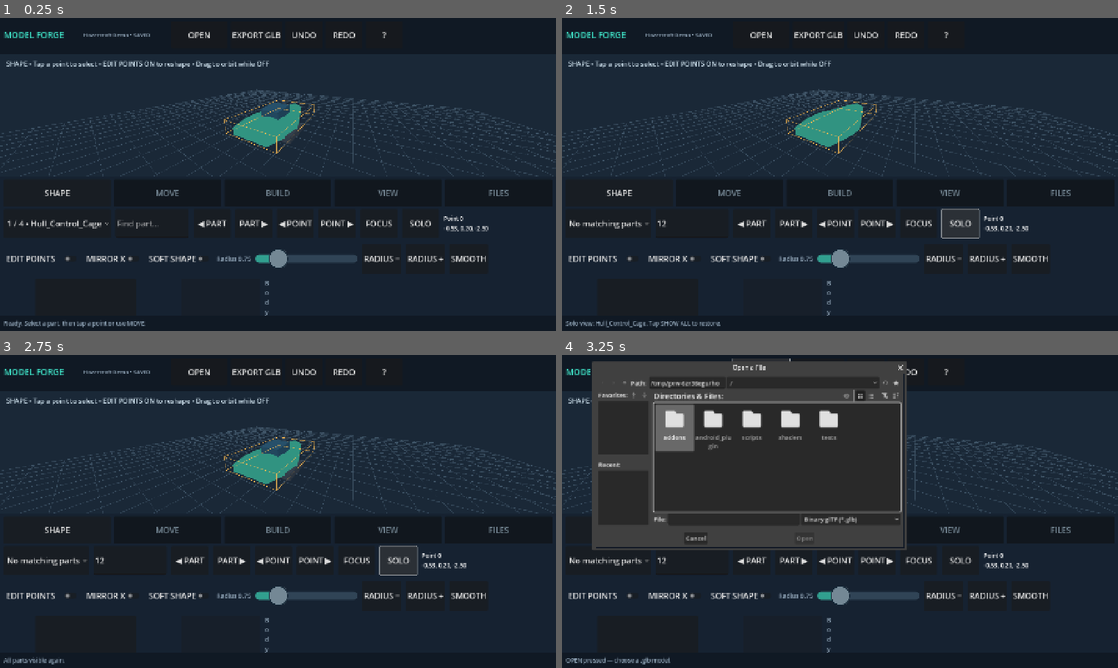
Above: before the commit, frames 1-4 (two rows, left to right).
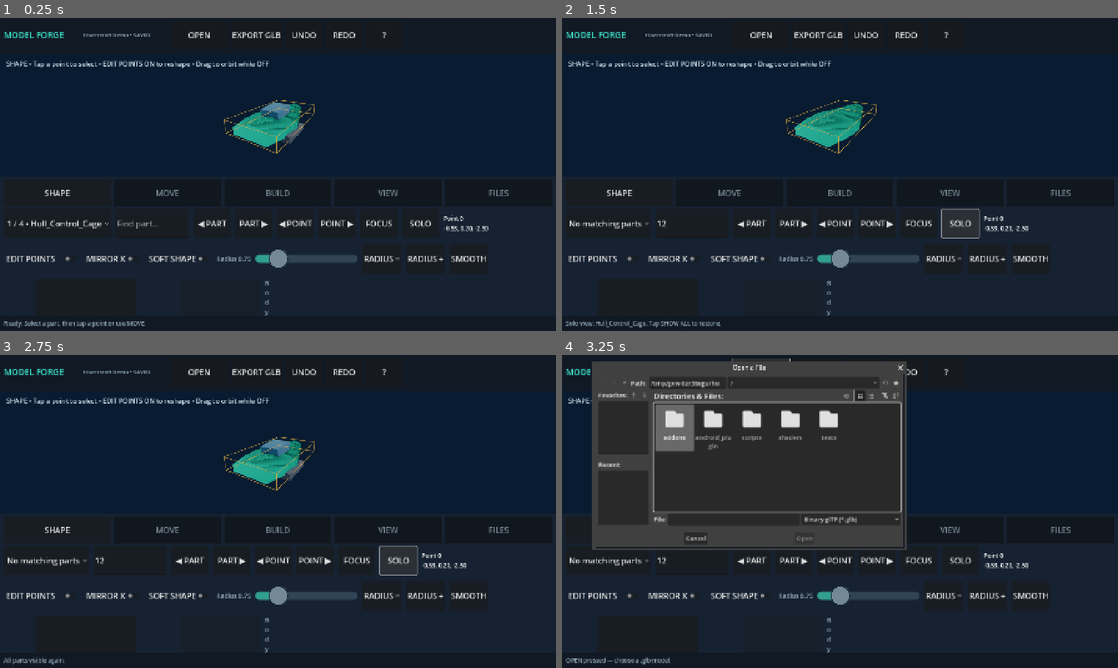
Above: after the commit, the same moments.

Repository: tpylman90-ctrl/Model-forge
Game: Godot game, scene res://main.tscn
Same seed, same stepped clock (60 frames per second), same inputs: the game is played once before the commit and once after it.
Inputs (mouse positions are in pixels of both pictures, inside the frame that each line leads up to):
- Up to frame 1 (0.25 s): no input
- Up to frame 2 (1.5 s): click (712, 224) at 0.52 s; type "12" at 0.6 s; click "SOLO" at 1.25 s
- Up to frame 3 (2.75 s): click "SOLO" at 2 s
- Up to frame 4 (3.25 s): click "OPEN" at 2.75 s

The runs differ from the first frame. In frame 1, 4.0% of the frame differs, in the area x 0-100%, y 22-51%; in frame 2, 3.9%; in frame 3, 4.0%; in frame 4, 1.4%.

Commit message:
Add real floating-point studio reflections, filmic PBR lighting and shadows, MSAA and grid controls

Diff:
--- a/scripts/main.gd
+++ b/scripts/main.gd
@@ -2,6 +2,7 @@
 ## Model Forge v0.7: precise part picking, zebra inspection and scrollable phone tools.
 const MeshEdit = preload("res://scripts/mesh_editor.gd")
 const AxisGizmo = preload("res://scripts/axis_gizmo.gd")
+const StudioRig = preload("res://scripts/studio_rig.gd")
 const DARK := Color("#101924")
 const PANEL := Color("#162231")
 const ACCENT := Color("#3ddbc1")
@@ -45,6 +46,12 @@
 var scene_environment: Environment
 var studio_key: DirectionalLight3D
 var studio_fill: DirectionalLight3D
+var studio_rim: DirectionalLight3D
+var studio_toggle: CheckButton
+var high_quality_toggle: CheckButton
+var grid_toggle: CheckButton
+var studio_enabled: bool = true
+var studio_sky: Sky
 var texture_detail_slider: HSlider
 var texture_detail_level: float = 0.70
 var build_kind_picker: OptionButton
@@ -418,6 +425,21 @@
     _button(build_info, "BACK TO MOVE", func(): _show_tab(1))
 
     var contrast_row := _mobile_row(tool_panels[3])
+    studio_toggle = CheckButton.new()
+    studio_toggle.text = "STUDIO PBR"
+    studio_toggle.button_pressed = true
+    studio_toggle.toggled.connect(_set_studio)
+    contrast_row.add_child(studio_toggle)
+    high_quality_toggle = CheckButton.new()
+    high_quality_toggle.text = "4× AA"
+    high_quality_toggle.toggled.connect(_set_high_quality)
+    contrast_row.add_child(high_quality_toggle)
+    grid_toggle = CheckButton.new()
+    grid_toggle.text = "GRID"
+    grid_toggle.button_pressed = false
+    grid_toggle.toggled.connect(_set_grid)
+    contrast_row.add_child(grid_toggle)
+    _button(contrast_row, "FIT CLOSE", _frame_model)
     _label(contrast_row, "TEXTURE CONTRAST", 18, ACCENT)
     texture_detail_slider = HSlider.new()
     texture_detail_slider.min_value = 0.0
@@ -473,14 +495,54 @@
 func _nudge_texture_detail(delta: float) -> void:
     texture_detail_slider.value = clampf(texture_detail_slider.value + delta, 0.0, 1.0)
 
+func _set_grid(enabled: bool) -> void:
+    if grid_node != null:
+        grid_node.visible = enabled
+
+func _set_high_quality(enabled: bool) -> void:
+    if scene_view != null:
+        scene_view.msaa_3d = Viewport.MSAA_4X if enabled else Viewport.MSAA_2X
+    if status_label != null:
+        _notify("4× edge smoothing enabled (uses more GPU)" if enabled else "2× edge smoothing enabled")
+
+func _set_studio(enabled: bool) -> void:
+    studio_enabled = enabled
+    _apply_texture_detail()
+    if status_label != null:
+        _notify("Studio reflections enabled; model textures unchanged" if enabled else "Basic low-cost lighting enabled")
+
 func _apply_texture_detail() -> void:
-    # Lighting-only (no model material rewrite). Broad fill conceals normals;
-    # directional key/fill separation exposes real panel curvature.
+    # Changes *editor lighting only*; imported GLB textures and materials
+    # are never modified. SKY is for specular IBL, COLOR for diffuse ambient
+    # so the slider continues to control cavity/midtone separation.
     if scene_environment == null or studio_key == null or studio_fill == null:
         return
-    scene_environment.ambient_light_energy = lerpf(0.70, 0.22, texture_detail_level)
-    studio_key.light_energy = lerpf(1.15, 1.65, texture_detail_level)
-    studio_fill.light_energy = lerpf(0.55, 0.19, texture_detail_level)
+    var strength: float = clampf(texture_detail_level, 0.0, 1.0)
+    if studio_enabled:
+        scene_environment.reflected_light_source = Environment.REFLECTION_SOURCE_SKY
+        scene_environment.ambient_light_source = Environment.AMBIENT_SOURCE_COLOR
+        scene_environment.ambient_light_energy = lerpf(0.42, 0.16, strength)
+        studio_key.light_energy = lerpf(1.05, 1.45, strength)
+        studio_fill.light_energy = lerpf(0.38, 0.16, strength)
+        if studio_rim != null:
+            studio_rim.light_energy = lerpf(0.28, 0.52, strength)
+        scene_environment.tonemap_mode = Environment.TONE_MAPPER_FILMIC
+        scene_environment.tonemap_exposure = 0.79
+        scene_environment.tonemap_white = 6.0
+        scene_environment.adjustment_enabled = true
+        scene_environment.adjustment_contrast = lerpf(1.04, 1.12, strength)
+        scene_environment.adjustment_saturation = 1.035
+    else:
+        scene_environment.reflected_light_source = Environment.REFLECTION_SOURCE_DISABLED
+        scene_environment.ambient_light_source = Environment.AMBIENT_SOURCE_COLOR
+        scene_environment.ambient_light_energy = lerpf(0.65, 0.24, strength)
+        studio_key.light_energy = lerpf(1.15, 1.60, strength)
+        studio_fill.light_energy = lerpf(0.50, 0.20, strength)
+        if studio_rim != null:
+            studio_rim.light_energy = 0.0
+        scene_environment.tonemap_mode = Environment.TONE_MAPPER_FILMIC
+        scene_environment.tonemap_exposure = 0.83
+        scene_environment.adjustment_enabled = false
 
 func _desired_dimensions() -> Vector3:
     return Vector3(float(build_width.value), float(build_height.value), float(build_length.value))
@@ -1030,6 +1092,9 @@
     scene_view.size = Vector2i(900, 600)
     scene_view.render_target_update_mode = SubViewport.UPDATE_ALWAYS
     scene_view.own_world_3d = true
+    # Native multisampling for cleaner cockpit/glass and hard-surface edges.
+    # The optional 4× switch is in VIEW, with 2× as the safe mobile default.
+    scene_view.msaa_3d = Viewport.MSAA_2X
     canvas.add_child(scene_view)
     scene_world = Node3D.new()
     scene_view.add_child(scene_world)
@@ -1052,15 +1117,30 @@
     scene_environment.background_color = Color("#1a2837")
     scene_environment.ambient_light_source = Environment.AMBIENT_SOURCE_COLOR
     scene_environment.ambient_light_color = Color("#b9c8d4")
+    # Reflect a real floating-point softbox panorama even though the
+    # backdrop stays a neutral dark editor color.
+    studio_sky = StudioRig.make_sky()
+    scene_environment.sky = studio_sky
     scene_world.add_child(env)
     studio_key = DirectionalLight3D.new()
+    studio_key.name = "Studio_Key"
     studio_key.rotation_degrees = Vector3(-43, 35, 0)
+    studio_key.light_color = Color(1.0, 0.95, 0.91)
+    studio_key.shadow_enabled = true
     scene_world.add_child(studio_key)
     studio_fill = DirectionalLight3D.new()
+    studio_fill.name = "Studio_Fill"
     studio_fill.rotation_degrees = Vector3(30, -115, 0)
+    studio_fill.light_color = Color(0.85, 0.93, 1.0)
     scene_world.add_child(studio_fill)
+    studio_rim = DirectionalLight3D.new()
+    studio_rim.name = "Studio_Rim"
+    studio_rim.rotation_degrees = Vector3(-12, 150, 0)
+    studio_rim.light_color = Color(0.86, 0.93, 1.0)
+    scene_world.add_child(studio_rim)
     _apply_texture_detail()
     _make_grid()
+    grid_node.visible = false
     marker = MeshInstance3D.new()
     marker.mesh = SphereMesh.new()
     var highlight := StandardMaterial3D.new()
@@ -1080,7 +1160,8 @@
     wire_preview.material_override = wiremat
     wire_preview.visible = false
     helpers.add_child(wire_preview)
-    # Non-exportable amber selection cue: transparent surface tint and world-space outline.
+    # Non-exportable amber selection cue: transparent tint and outline.
+    # In VIEW, only the outline remains, preserving original PBR highlights.
     selection_overlay_material = StandardMaterial3D.new()
     selection_overlay_material.albedo_color = Color(1.0, 0.67, 0.24, 0.09)
     selection_overlay_material.emission_enabled = false
